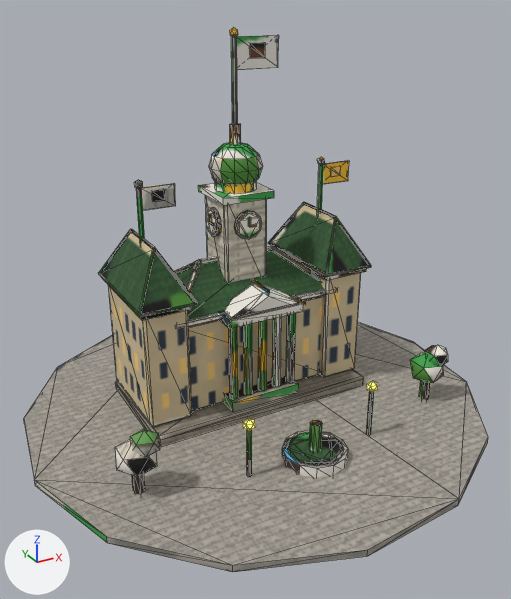
A saved change to the glTF model game/assets/models/residence_dl5_green.glb.
Rendered twice from a camera (50 mm lens) standing at (-1.128, -2.056, 1.461) and looking at (-0.039, -0.077, 0.471). Arrows for +X, +Y and +Z are at lower left; the lights stay in place. The picture after the commit comes second. Mesh edges are drawn as thin lines. Vertices at exactly the same position are counted once.

The first picture shows 'residence_dl5_green'.
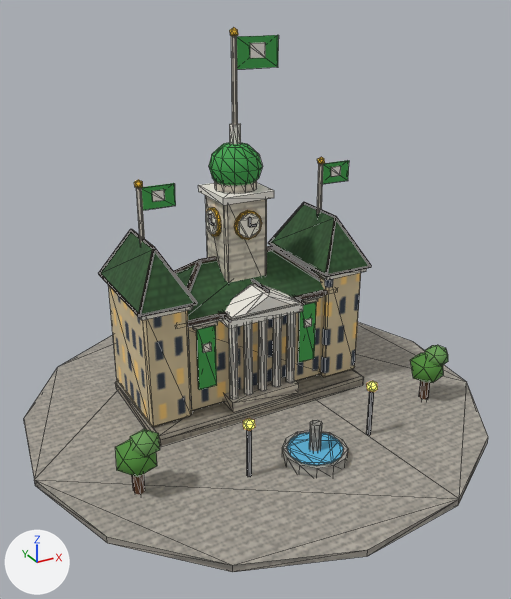
The edits, one by one:
me_m is used by ob_residence_dl5_green; location (0.0, 0.0, 0.0).
me_m had 1214 vertices, 2048 faces and spanned x -0.86..0.86, y -0.85..0.85, z -0.01..1.35.
me_m now has 1262 vertices, 2120 faces and spans x -0.86..0.86, y -0.85..0.85, z -0.01..1.35.
me_m part 1: a new loose piece, a box spanning x -0.255..-0.165, y -0.031..-0.019, z 0.384..0.396, in mat_baked (picture img_bake).
me_m part 2: a new loose piece, a box spanning x -0.245..-0.175, y -0.033..-0.025, z 0.144..0.384, in mat_baked (picture img_bake).
me_m part 3: a new loose piece, a box spanning x -0.226..-0.194, y -0.036..-0.025, z 0.29..0.322, in mat_baked (picture img_bake).
me_m part 4: a new loose piece, a box spanning x 0.165..0.255, y -0.031..-0.019, z 0.384..0.396, in mat_baked (picture img_bake).
me_m part 5: a new loose piece, a box spanning x 0.175..0.245, y -0.033..-0.025, z 0.144..0.384, in mat_baked (picture img_bake).
me_m part 6: a new loose piece, a box spanning x 0.194..0.226, y -0.036..-0.025, z 0.29..0.322, in mat_baked (picture img_bake).
me_m part 7: 1698 kept faces spanning x -0.64..0.65, y -0.53..0.35, z 0.0..1.35 get new texture (UV) coordinates.

Boxes (x1, y1, x2, y2) around the edits, measured in the pictures (511 x 599 px):
part 1 of me_m, added
    after: (193, 321, 218, 330)
part 2 of me_m, added (green)
    after: (196, 325, 217, 390)
part 3 of me_m, added
    after: (203, 343, 212, 353)
part 4 of me_m, added
    after: (304, 298, 318, 304)
part 5 of me_m, added (green)
    after: (298, 302, 316, 362)
part 6 of me_m, added
    after: (304, 318, 312, 328)
part 7 of me_m, surface changed
    both: (98, 29, 448, 494)
